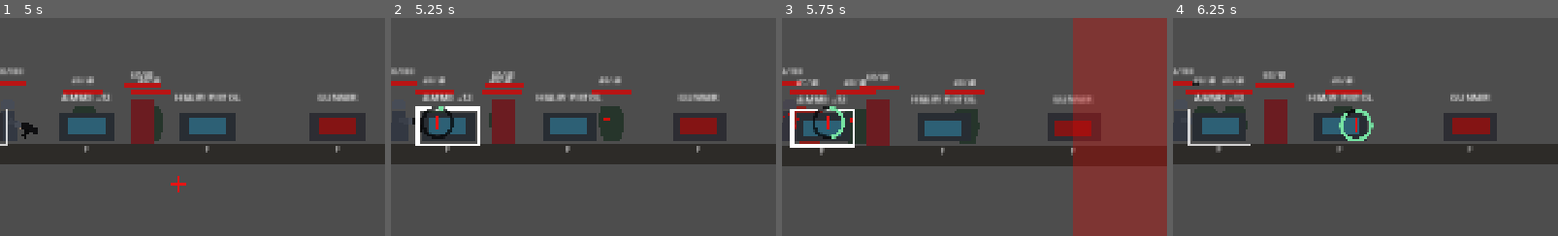
Above: before the commit, frames 1-4 (left to right).
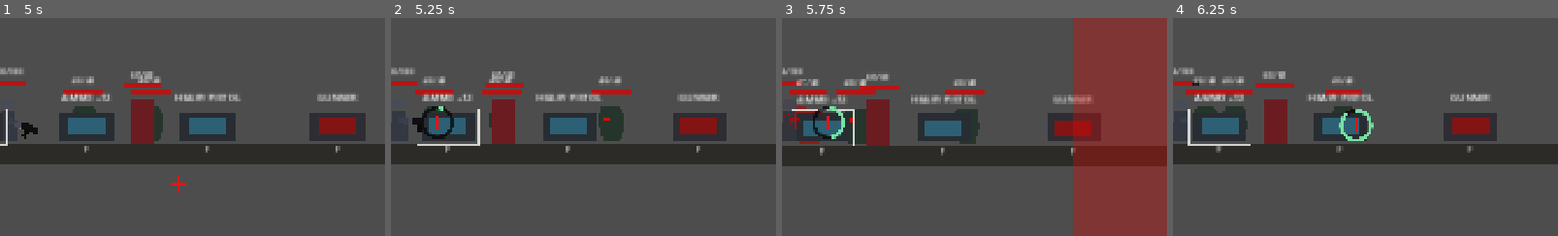
Above: after the commit, the same moments.

Repository: YuiTatsuki1011/projekt-black
Game: Godot game, scene res://scenes/levels/test_level.tscn
Two runs of this game, one before a commit and one after it. Both use one fixed random seed, a clock stepped at 60 frames per second and the inputs below.
Inputs (mouse positions are % of the whole screen's width and height, from its top left):
- Up to frame 1 (5 s): tap Enter at 0.5 s; move the mouse to (72, 45) at 0.52 s; hold D (move_right) 0.53-1.25 s; tap F (interact) at 0.6, 2.3, 3.6 s; click (72, 45) at 0.67 s; tap Space (jump) at 0.77, 3.77 s; drag from (29, 55) to (76, 64) at 1.27 s; move the mouse to (60, 28) at 2.02 s; hold A (move_left) 2.03-2.75 s; tap Shift (dodge) at 2.1 s; drag from (45, 70) to (93, 50) at 2.77 s; move the mouse to (80, 65) at 3.52 s; hold D (move_right) 3.53-4.25 s; drag from (19, 35) to (72, 64) at 4.27 s
- Up to frame 2 (5.25 s): move the mouse to (55, 50) at 5.02 s; hold D (move_right) from 5.03 s (still down); tap F (interact) at 5.1 s; click (55, 50) at 5.17 s
- Up to frame 3 (5.75 s): keep holding D (move_right)
- Up to frame 4 (6.25 s): release D (move_right) at 5.75 s; drag from (35, 25) to (72, 51) at 5.77 s
The pictures show only the part of the screen within x 49-99%, y 26-76%; the shares and areas given below are measured in that part.

Frame 1 is identical in both runs. In frame 2, 0.8% of the frame differs, in the area x 6-24%, y 40-59%; in frame 3, 0.7%; in frame 4, nothing differs.

Commit message:
Avoid duplicate interaction highlight emphasis

Diff:
--- a/scripts/player/player_controller.gd
+++ b/scripts/player/player_controller.gd
@@ -1744,7 +1744,7 @@
 	return false
 
 
-func _set_interactable_highlight(interactable: Node2D, is_visible: bool, is_hovered: bool = false) -> void:
+func _set_interactable_highlight(interactable: Node2D, is_visible: bool, _is_hovered: bool = false) -> void:
 	if interactable == null or not is_instance_valid(interactable):
 		return
 
@@ -1757,8 +1757,8 @@
 		return
 
 	highlight.visible = is_visible
-	highlight.width = 3.0 if is_hovered else 2.0
-	highlight.default_color = Color(1.0, 1.0, 1.0, 1.0 if is_hovered else 0.78)
+	highlight.width = 2.0
+	highlight.default_color = Color(1.0, 1.0, 1.0, 0.78)
 
 
 func _create_interaction_highlight(interactable: Node2D) -> Line2D:
